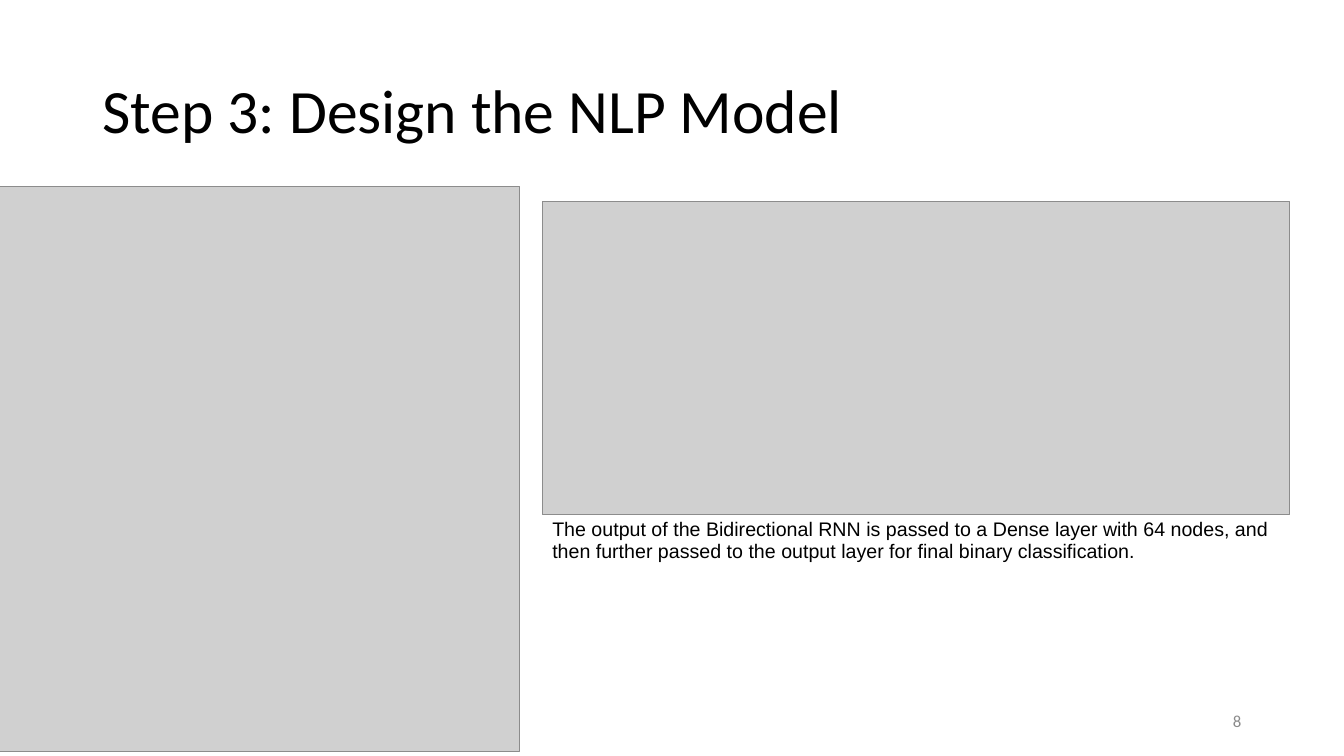
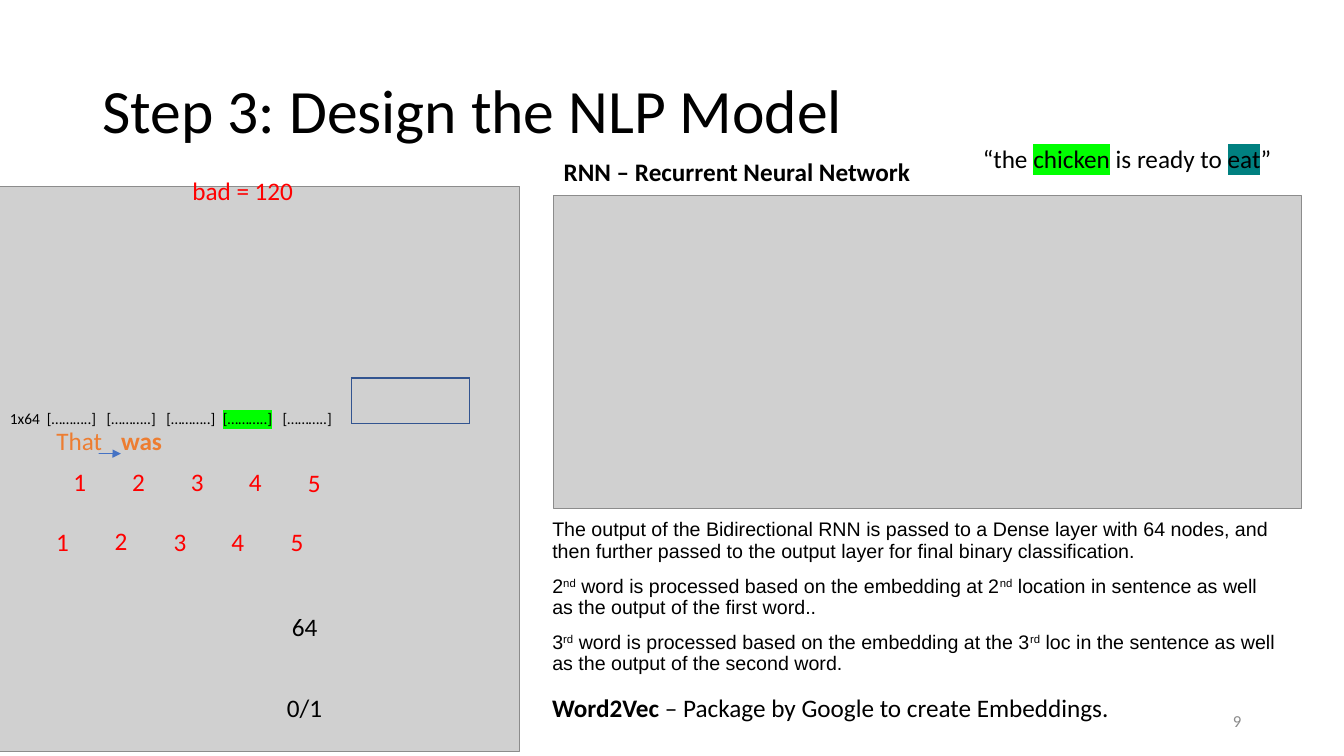
Before and after one commit to dia1128/AIandDataScienceWorkshopwithPython, a slide deck: slide 9 of Week11/Day2/2 - Deep Natural Language Processing.pptx (slide 8 before the commit). Drawn at 1344x756 pixels with LibreOffice and Linux fonts; fonts in the diff are those of the drawing; grey boxes stand for pictures. Boxes give left, top, right and bottom in pixels: in the first picture for what was removed or moved away, otherwise in the second. Text is boxed around its words. In the diff, an @@ line names an element or a change of style, - is before the commit and + after.

```diff
--- a/Week11/Day2/2 - Deep Natural Language Processing.pptx
+++ b/Week11/Day2/2 - Deep Natural Language Processing.pptx
@@ text added at (983,147,1271,174), 18 pt, text #000000 @@
+“the chicken is ready to eat”
@@ text added at (564,163,910,182), 18 pt, text #000000, bold @@
+RNN – Recurrent Neural Network
@@ text added at (192,180,293,200), 18 pt, text #FF0000 @@
+bad = 120
@@ picture: place and size @@
-picture at (542,202,1291,515)
+picture at (554,196,1302,509)
@@ rectangle added at (351,378,469,423), outline #325491 1 pt @@
@@ text added at (10,413,40,424), 11 pt, text #000000 @@
+1x64 [………..] [………..] [………..] [………..] [………..]
@@ text added at (56,432,102,454), 18 pt, text #ED7D31 @@
+That
@@ text added at (121,437,162,450), 18 pt, text #ED7D31, bold @@
+was
@@ text added at (73,474,86,491), 18 pt, text #FF0000 @@
+1
@@ arrow added from (99, 454) to (121, 454), #4472C4 0.5 pt @@
@@ text added at (132,474,145,491), 18 pt, text #FF0000 @@
+2
@@ text added at (191,474,204,491), 18 pt, text #FF0000 @@
+3
@@ text added at (249,475,262,491), 18 pt, text #FF0000 @@
+4
@@ text added at (308,476,321,492), 18 pt, text #FF0000 @@
+5
@@ text added at (56,534,69,551), 18 pt, text #FF0000 @@
+1
@@ text added at (115,533,128,550), 18 pt, text #FF0000 @@
+2
@@ text added at (174,534,187,551), 18 pt, text #FF0000 @@
+3
@@ text added at (231,535,244,551), 18 pt, text #FF0000 @@
+4
@@ text added at (291,535,304,551), 18 pt, text #FF0000 @@
+5
@@ text at (552,578,1275,674): paragraphs added @@
+2nd word is processed based on the embedding at 2nd location in sentence as well as the output of the first word..
+3rd word is processed based on the embedding at the 3rd loc in the sentence as well as the output of the second word.
@@ text added at (292,619,318,636), 18 pt, text #000000 @@
+64
@@ text added at (287,699,322,718), 18 pt, text #000000 @@
+0/1
@@ text added at (552,699,1109,722), 18 pt, text #000000 @@
+Word2Vec – Package by Google to create Embeddings.
@@ page number at (1233,716,1241,727): text changed @@
-8
+9
```
Also in this commit, not shown: 4 other slides changed, 3 slides added, 1 other file.
